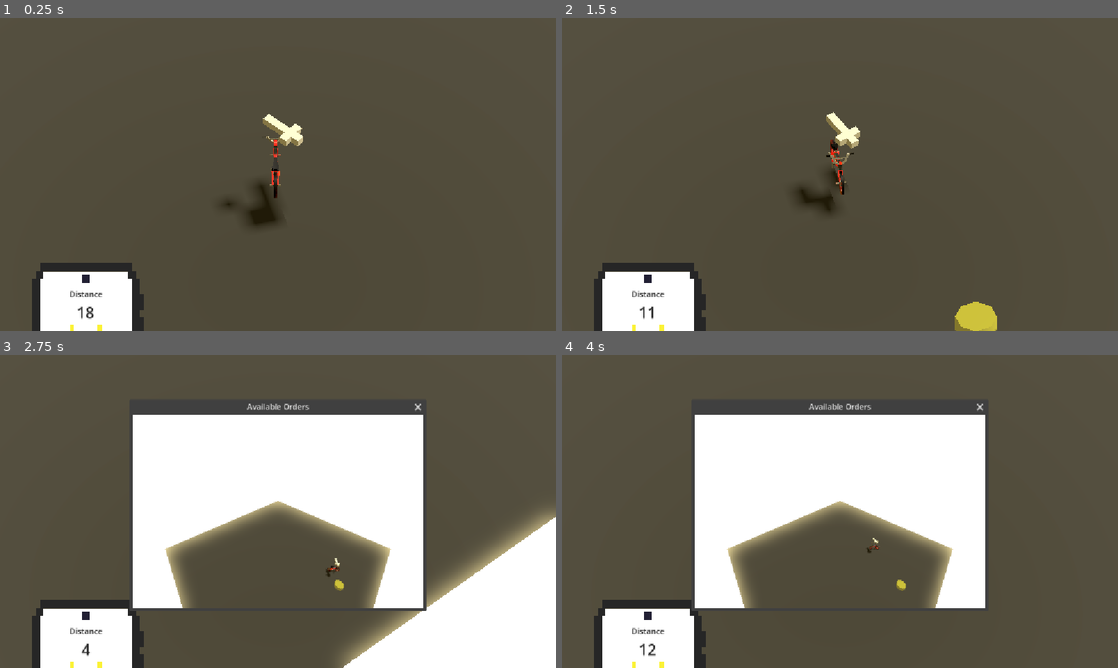
Above: before the commit, frames 1-4 (two rows, left to right).
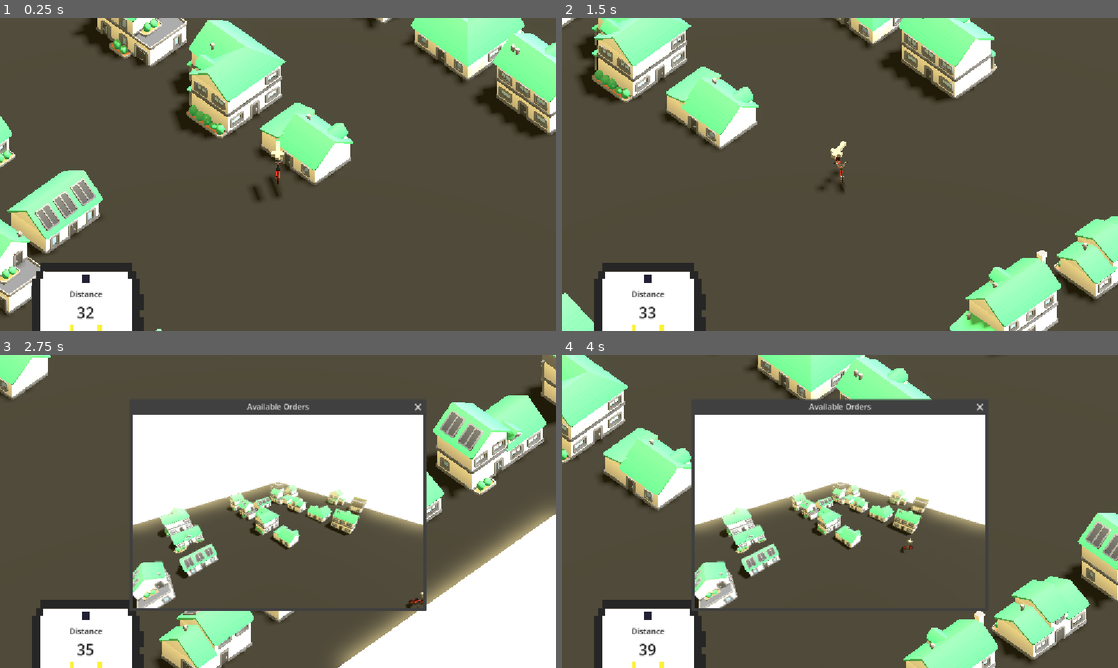
Above: after the commit, the same moments.

Repository: JustThomi/gmtk2026
Game: Godot game, scene res://src/scenes/world.tscn
Same seed, same stepped clock (60 frames per second), same inputs: the game is played once before the commit and once after it. The project has no main scene, so this scene is started directly.
Inputs (mouse positions are in pixels of both pictures, inside the frame that each line leads up to):
- Up to frame 1 (0.25 s): no input
- Up to frame 2 (1.5 s): tap Enter (ui_accept) at 0.5, 0.77 s; move the mouse to (650, 321) at 0.52 s; hold D (right) 0.53-1.28 s; tap Tab (orders) at 0.6, 1.35 s; move the mouse to (728, 190) at 1.27 s; hold S (back) from 1.28 s (still down)
- Up to frame 3 (2.75 s): tap Enter (ui_accept) at 1.52 s; move the mouse to (333, 442) at 2.02 s; release S (back) at 2.03 s; hold D (right) from 2.03 s (still down); tap Tab (orders) at 2.1 s
- Up to frame 4 (4 s): move the mouse to (812, 574) at 2.77 s; release D (right) at 2.78 s; hold W (forward) 2.78-3.53 s; tap Tab (orders) at 2.85, 3.6 s; tap Enter (ui_accept) at 3.02, 3.77 s; move the mouse to (1006, 558) at 3.52 s; hold A (left) from 3.53 s (still down)

The runs differ from the first frame. In frame 1, 21% of the frame differs, in the area x 0-100%, y 0-100%; in frame 2, 18%; in frame 3, 19%; in frame 4, 26%.

Commit message:
add demo city

Diff:
--- a/src/player/player.gd
+++ b/src/player/player.gd
@@ -6,7 +6,7 @@
 @export var model_rotation_offset := deg_to_rad(-45.0)
 @export var hud: Control
 
-const SPEED = 10.0
+const SPEED = 20.0
 const JUMP_VELOCITY = 4.5
 
 func _ready():
--- a/src/scenes/world.tscn
+++ b/src/scenes/world.tscn
@@ -3,7 +3,28 @@
 [ext_resource type="PackedScene" uid="uid://b63r6xyargp1h" path="res://src/ui/hud.tscn" id="1_c0n45"]
 [ext_resource type="Script" uid="uid://chr73qux254lo" path="res://src/scenes/world.gd" id="1_tvkxc"]
 [ext_resource type="PackedScene" uid="uid://bagx30o5yj4v2" path="res://src/player/player.tscn" id="1_w561s"]
+[ext_resource type="PackedScene" uid="uid://bqh5mm4cknv4k" path="res://assets/city/suburban/building-type-a.glb" id="5_1fyld"]
 [ext_resource type="PackedScene" uid="uid://cq0cgu2le4da4" path="res://src/targets/target.tscn" id="6_c0n45"]
+[ext_resource type="PackedScene" uid="uid://bxkrw7owsjbya" path="res://assets/city/suburban/building-type-b.glb" id="6_mxnng"]
+[ext_resource type="PackedScene" uid="uid://dkofn6jl3jb55" path="res://assets/city/suburban/building-type-c.glb" id="7_8l7mp"]
+[ext_resource type="PackedScene" uid="uid://dghxnvvculged" path="res://assets/city/suburban/building-type-d.glb" id="8_s6jqn"]
+[ext_resource type="PackedScene" uid="uid://ctsxgvipxo8jm" path="res://assets/city/suburban/building-type-e.glb" id="9_trq4x"]
+[ext_resource type="PackedScene" uid="uid://b2dcipbrd27ja" path="res://assets/city/suburban/building-type-f.glb" id="10_lan02"]
+[ext_resource type="PackedScene" uid="uid://mmxntktki5q4" path="res://assets/city/suburban/building-type-g.glb" id="11_eu8y7"]
+[ext_resource type="PackedScene" uid="uid://dkxn2oq7rf6yb" path="res://assets/city/suburban/building-type-h.glb" id="12_l280w"]
+[ext_resource type="PackedScene" uid="uid://cjmlipqueeq1j" path="res://assets/city/suburban/building-type-i.glb" id="13_cirtn"]
+[ext_resource type="PackedScene" uid="uid://dhfhmj7sreh7o" path="res://assets/city/suburban/building-type-j.glb" id="14_ip3fp"]
+[ext_resource type="PackedScene" uid="uid://dabtnl8cjno4h" path="res://assets/city/suburban/building-type-k.glb" id="15_d2ylq"]
+[ext_resource type="PackedScene" uid="uid://0webom306c7e" path="res://assets/city/suburban/building-type-l.glb" id="16_0q3pv"]
+[ext_resource type="PackedScene" uid="uid://ch2pjchdxuj0b" path="res://assets/city/suburban/building-type-m.glb" id="17_0rk15"]
+[ext_resource type="PackedScene" uid="uid://fqjbvucrvwsl" path="res://assets/city/suburban/building-type-n.glb" id="18_fdvr3"]
+[ext_resource type="PackedScene" uid="uid://beiky7qujipfl" path="res://assets/city/suburban/building-type-o.glb" id="19_ga528"]
+[ext_resource type="PackedScene" uid="uid://dls6stqse77l4" path="res://assets/city/suburban/building-type-p.glb" id="20_2w1ou"]
+[ext_resource type="PackedScene" uid="uid://c80pmcdvqfilt" path="res://assets/city/suburban/building-type-q.glb" id="21_n4nj0"]
+[ext_resource type="PackedScene" uid="uid://dtac60dcwem65" path="res://assets/city/suburban/building-type-r.glb" id="22_qpnb2"]
+[ext_resource type="PackedScene" uid="uid://bdfilhpuac33y" path="res://assets/city/suburban/building-type-s.glb" id="23_pgxhu"]
+[ext_resource type="PackedScene" uid="uid://b76dfjpl1blqc" path="res://assets/city/suburban/building-type-t.glb" id="24_ntkrj"]
+[ext_resource type="PackedScene" uid="uid://by116okv3aqal" path="res://assets/city/suburban/building-type-u.glb" id="25_fwuda"]
 
 [sub_resource type="Environment" id="Environment_p8qt8"]
 background_mode = 1
@@ -28,7 +49,7 @@
 
 [node name="Ground" type="CSGBox3D" parent="." unique_id=782734167]
 use_collision = true
-size = Vector3(50, 0.2, 50)
+size = Vector3(100, 0.2, 100)
 material = SubResource("StandardMaterial3D_p8qt8")
 
 [node name="CharacterBody3D" parent="." unique_id=1212996814 node_paths=PackedStringArray("hud") instance=ExtResource("1_w561s")]
@@ -36,38 +57,116 @@
 hud = NodePath("../HUD")
 
 [node name="Camera3D" type="Camera3D" parent="CharacterBody3D" unique_id=660617789]
-transform = Transform3D(1.0000001, 2.9802322e-08, 2.9802322e-08, -2.9802322e-08, 0.70710677, 0.7071067, 0, -0.7071068, 0.7071068, 0.113569714, 5.842803, 5.624824)
+transform = Transform3D(1.0000001, 2.9802322e-08, 2.9802322e-08, -2.9802319e-08, 0.7071067, 0.70710677, 0, -0.7071068, 0.7071068, 0, 50, 50)
 projection = 1
 current = true
-size = 15.0
+size = 30.0
+near = 0.001
 
 [node name="Restaurants" type="Node3D" parent="." unique_id=144947212]
 
 [node name="Target" parent="Restaurants" unique_id=1112194499 instance=ExtResource("6_c0n45")]
-transform = Transform3D(1, 0, 0, 0, 1, 0, 0, 0, 1, 17.260124, 0, 10.882533)
+transform = Transform3D(1, 0, 0, 0, 1, 0, 0, 0, 1, 22.016922, 0, 24.133606)
 visible = false
 
 [node name="Target2" parent="Restaurants" unique_id=2050326264 instance=ExtResource("6_c0n45")]
-transform = Transform3D(1, 0, 0, 0, 1, 0, 0, 0, 1, 18.147575, 0, -1.8385348)
-visible = false
-
-[node name="Target3" parent="Restaurants" unique_id=543516008 instance=ExtResource("6_c0n45")]
-transform = Transform3D(1, 0, 0, 0, 1, 0, 0, 0, 1, 15.597349, 0, -15.334622)
+transform = Transform3D(1, 0, 0, 0, 1, 0, 0, 0, 1, -35.59289, 0, -40.062786)
 visible = false
 
 [node name="Homes" type="Node3D" parent="." unique_id=1225066196]
 
 [node name="Target" parent="Homes" unique_id=2033228995 instance=ExtResource("6_c0n45")]
-transform = Transform3D(1, 0, 0, 0, 1, 0, 0, 0, 1, -16.358265, -1.9073486e-06, 16.779661)
+transform = Transform3D(1, 0, 0, 0, 1, 0, 0, 0, 1, 34.745075, -1.9073486e-06, -17.452238)
 visible = false
 type = 1
 
 [node name="Target2" parent="Homes" unique_id=1348135823 instance=ExtResource("6_c0n45")]
-transform = Transform3D(1, 0, 0, 0, 1, 0, 0, 0, 1, -15.470814, -1.9073486e-06, 4.0585933)
+transform = Transform3D(1, 0, 0, 0, 1, 0, 0, 0, 1, -35.0319, -1.9073486e-06, 26.309334)
 visible = false
 type = 1
 
 [node name="Target3" parent="Homes" unique_id=675705010 instance=ExtResource("6_c0n45")]
-transform = Transform3D(1, 0, 0, 0, 1, 0, 0, 0, 1, -18.02104, -1.9073486e-06, -9.437494)
+transform = Transform3D(1, 0, 0, 0, 1, 0, 0, 0, 1, 34.304863, -1.9073486e-06, -41.34651)
 visible = false
 type = 1
+
+[node name="Buildings" type="Node3D" parent="." unique_id=1003195088]
+transform = Transform3D(6, 0, 0, 0, 6, 0, 0, 0, 6, 0, 0, 0)
+
+[node name="building-type-a2" parent="Buildings" unique_id=2107295570 instance=ExtResource("5_1fyld")]
+transform = Transform3D(-4.371139e-08, 0, 1, 0, 1, 0, -1, 0, -4.371139e-08, 6.5637655, 0.011164784, -2.8904808)
+
+[node name="building-type-b2" parent="Buildings" unique_id=1157921881 instance=ExtResource("6_mxnng")]
+transform = Transform3D(-4.371139e-08, -4.371139e-08, -1, 4.371139e-08, 1, -4.371139e-08, 1, -4.371139e-08, -4.371139e-08, 6.651122, 0.011166215, -5.0218506)
+
+[node name="building-type-c2" parent="Buildings" unique_id=714074719 instance=ExtResource("7_8l7mp")]
+transform = Transform3D(1, 0, 0, 0, 1, 0, 0, 0, 1, -1.9989945, 0.0111659765, -4.243915)
+
+[node name="building-type-d2" parent="Buildings" unique_id=80930765 instance=ExtResource("8_s6jqn")]
+transform = Transform3D(-4.371139e-08, 0, 1, 0, 1, 0, -1, 0, -4.371139e-08, 6.498979, 0.011166215, -0.7354285)
+
+[node name="building-type-e2" parent="Buildings" unique_id=1435421367 instance=ExtResource("9_trq4x")]
+transform = Transform3D(1, 0, 0, 0, 1, 0, 0, 0, 1, 1.6421595, 0.011166215, -4.3562546)
+
+[node name="building-type-f2" parent="Buildings" unique_id=164337980 instance=ExtResource("10_lan02")]
+transform = Transform3D(-4.3711392e-08, 0, 1, 0, 1, 0, -1, 0, -4.3711392e-08, -2.0470293, 0.011166215, -0.81096596)
+
+[node name="building-type-g2" parent="Buildings" unique_id=2010831993 instance=ExtResource("11_eu8y7")]
+transform = Transform3D(-4.371139e-08, 0, -1, 0, 1, 0, 1, 0, -4.371139e-08, -3.8669784, 0.011166215, 3.159843)
+
+[node name="building-type-h2" parent="Buildings" unique_id=409788620 instance=ExtResource("12_l280w")]
+transform = Transform3D(-4.3711392e-08, 0, -1, 0, 1, 0, 1, 0, -4.3711392e-08, -4.2905025, 0.011166215, -2.4479246)
+
+[node name="building-type-i2" parent="Buildings" unique_id=1876028194 instance=ExtResource("13_cirtn")]
+transform = Transform3D(1, 0, 0, 0, 1, 0, 0, 0, 1, -0.20295869, 0.011166215, -0.896475)
+
+[node name="building-type-j2" parent="Buildings" unique_id=1530536464 instance=ExtResource("14_ip3fp")]
+transform = Transform3D(-4.371139e-08, 0, 1, 0, 1, 0, -1, 0, -4.371139e-08, 6.6075773, 0.0111659765, 1.3537515)
+
+[node name="building-type-k2" parent="Buildings" unique_id=697082454 instance=ExtResource("15_d2ylq")]
+transform = Transform3D(-4.371139e-08, 0, 1, 0, 1, 0, -1, 0, -4.371139e-08, 6.6479907, 0.0111659765, -6.8886123)
+
+[node name="building-type-k3" parent="Buildings" unique_id=1837160380 instance=ExtResource("15_d2ylq")]
+transform = Transform3D(1, 0, 0, 0, 1, 0, 0, 0, 1, 2.177449, 0.0111659765, 4.7924843)
+
+[node name="building-type-l2" parent="Buildings" unique_id=469951236 instance=ExtResource("16_0q3pv")]
+transform = Transform3D(-4.371139e-08, 0, 1, 0, 1, 0, -1, 0, -4.371139e-08, 1.457415, 0.011166215, -7.477945)
+
+[node name="building-type-m2" parent="Buildings" unique_id=680694574 instance=ExtResource("17_0rk15")]
+transform = Transform3D(1, 0, 0, 0, 1, 0, 0, 0, 1, -0.20164585, 0.011166215, -4.4908056)
+
+[node name="building-type-n2" parent="Buildings" unique_id=483861552 instance=ExtResource("18_fdvr3")]
+transform = Transform3D(1, 0, 0, 0, 1, 0, 0, 0, 1, -3.915104, 0.0111659765, -4.291224)
+
+[node name="building-type-o2" parent="Buildings" unique_id=1701559911 instance=ExtResource("19_ga528")]
+transform = Transform3D(-1, 0, -8.7422784e-08, 0, 1, 0, 8.7422784e-08, 0, -1, -3.9639046, 0.011166215, -0.8118383)
+
+[node name="building-type-p2" parent="Buildings" unique_id=1384077207 instance=ExtResource("20_2w1ou")]
+transform = Transform3D(1, 0, 0, 0, 1, 0, 0, 0, 1, 3.7038956, 0.01116558, 4.847946)
+
+[node name="building-type-q2" parent="Buildings" unique_id=43804363 instance=ExtResource("21_n4nj0")]
+transform = Transform3D(1, 0, 0, 0, 1, 0, 0, 0, 1, -6.0094547, 0.011166215, -5.880958)
+
+[node name="building-type-r2" parent="Buildings" unique_id=1565271404 instance=ExtResource("22_qpnb2")]
+transform = Transform3D(1, 0, 0, 0, 1, 0, 0, 0, 1, -5.721592, 0.0111659765, -0.8490906)
+
+[node name="building-type-s2" parent="Buildings" unique_id=1316877039 instance=ExtResource("23_pgxhu")]
+transform = Transform3D(-1, 0, 8.742278e-08, 0, 1, 0, -8.742278e-08, 0, -1, -0.25263786, 0.011166692, -7.585861)
+
+[node name="building-type-f3" parent="Buildings" unique_id=414246331 instance=ExtResource("10_lan02")]
+transform = Transform3D(-4.3711392e-08, 0, 1, 0, 1, 0, -1, 0, -4.3711392e-08, -5.897462, 0.011166215, 3.233754)
+
+[node name="building-type-h3" parent="Buildings" unique_id=355565663 instance=ExtResource("12_l280w")]
+transform = Transform3D(-4.3711392e-08, 0, -1, 0, 1, 0, 1, 0, -4.3711392e-08, -1.941386, 0.011166215, 3.09811)
+
+[node name="building-type-i3" parent="Buildings" unique_id=2062531600 instance=ExtResource("13_cirtn")]
+transform = Transform3D(1, 0, 0, 0, 1, 0, 0, 0, 1, 0.30925402, 0.011166215, 4.737873)
+
+[node name="building-type-o3" parent="Buildings" unique_id=794936890 instance=ExtResource("19_ga528")]
+transform = Transform3D(-1, 0, -8.7422784e-08, 0, 1, 0, 8.7422784e-08, 0, -1, -1.614788, 0.011166215, 4.7341967)
+
+[node name="building-type-t3" parent="Buildings" unique_id=1281161537 instance=ExtResource("24_ntkrj")]
+transform = Transform3D(-4.371139e-08, 0, 1, 0, 1, 0, -1, 0, -4.371139e-08, -1.6387463, 0.011166215, 6.556508)
+
+[node name="building-type-u2" parent="Buildings" unique_id=1109034498 instance=ExtResource("25_fwuda")]
+transform = Transform3D(1, 0, 0, 0, 1, 0, 0, 0, 1, -4.227809, 0.011166692, -5.84197)
